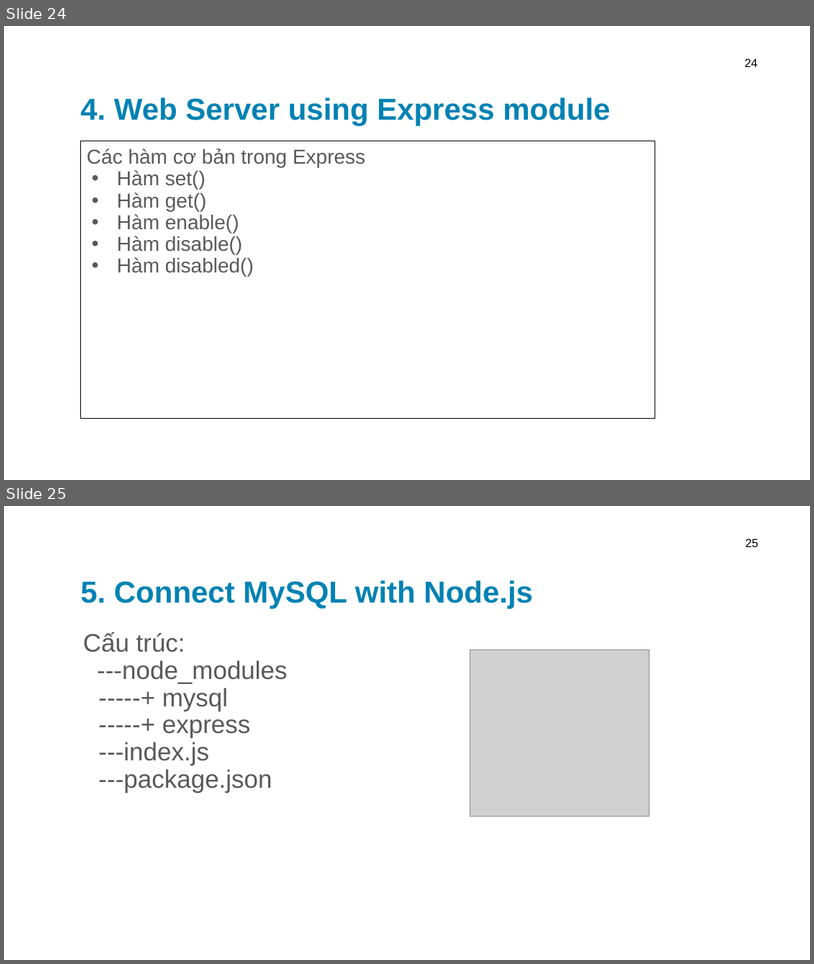
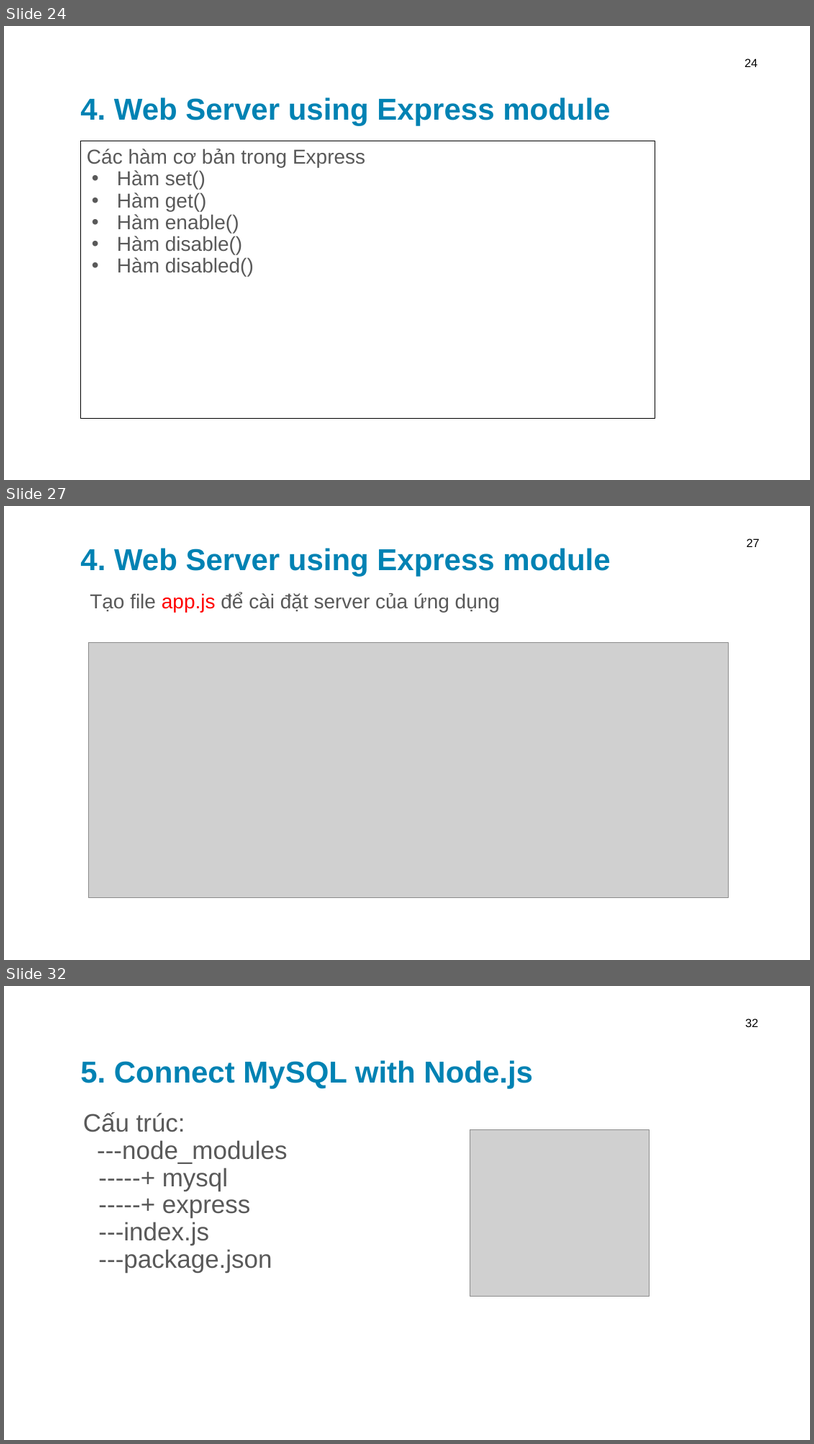
Before and after one commit to leqnam/Simple-Blog-NodeJs-MySQL-Heroku, a slide deck: powerpoint/ppt.pptx. Shown one above the other, each under a label of ours: slides 24 and 25 before the commit, slides 24, 27 and 32 after it; the slides between them are not shown. The pictures are 814x964 and 814x1444 pixels, drawn with LibreOffice and Linux fonts; fonts in the diff are those of the drawing; grey boxes stand for pictures; background and template pictures are left out. Boxes give left, top, right and bottom in pixels: in the first picture for what was removed or moved away, otherwise in the second. Text is boxed around its words. In the diff, an @@ line names an element or a change of style, - is before the commit and + after.

```diff
--- a/powerpoint/ppt.pptx
+++ b/powerpoint/ppt.pptx
@@ slide 27 added at [4,506,810,960], background picture (left out) @@
@@ title added at [80,548,610,577], 36 pt, text #0082B3, bold @@
+4. Web Server using Express module
@@ page number added at [747,538,760,547], 14 pt, text #000000 @@
+27
@@ text added at [90,592,500,612], 24 pt, text #595959 @@
+Tạo file app.js để cài đặt server của ứng dụng
@@ picture added at [89,643,729,898] @@
@@ what was slide 25 is now slide 32 @@
@@ page number at [746,1018,759,1027]: text changed @@
-25
+32
```
Also in this commit, not shown: 6 other slides added, 9 other files.
